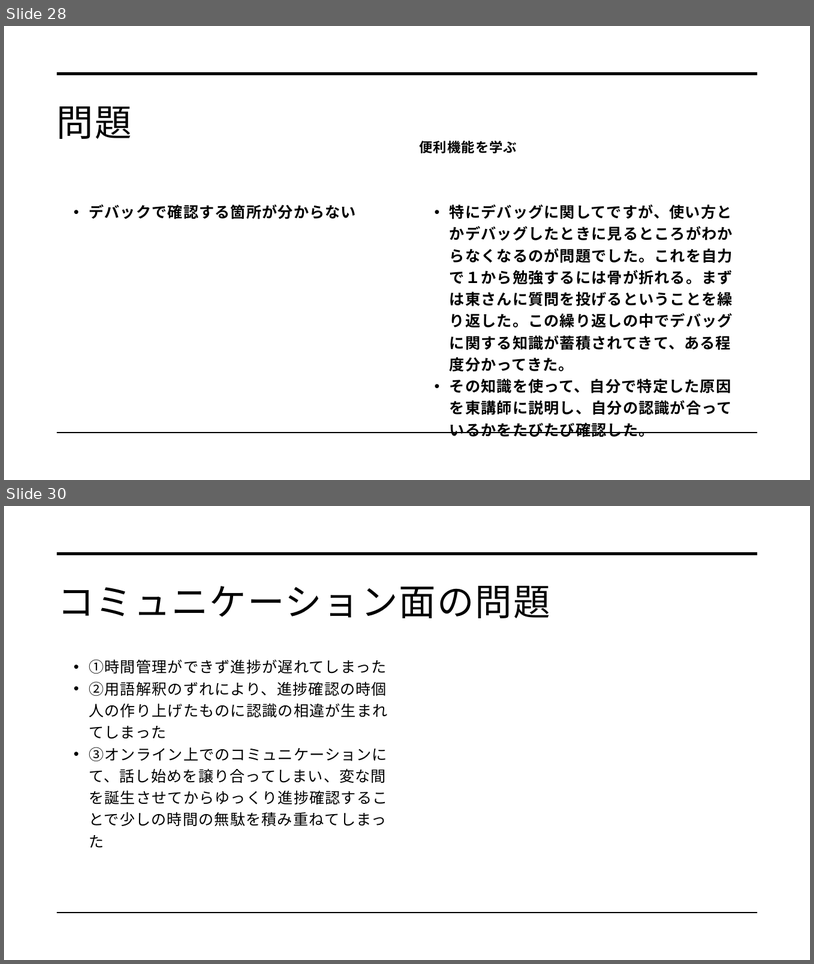
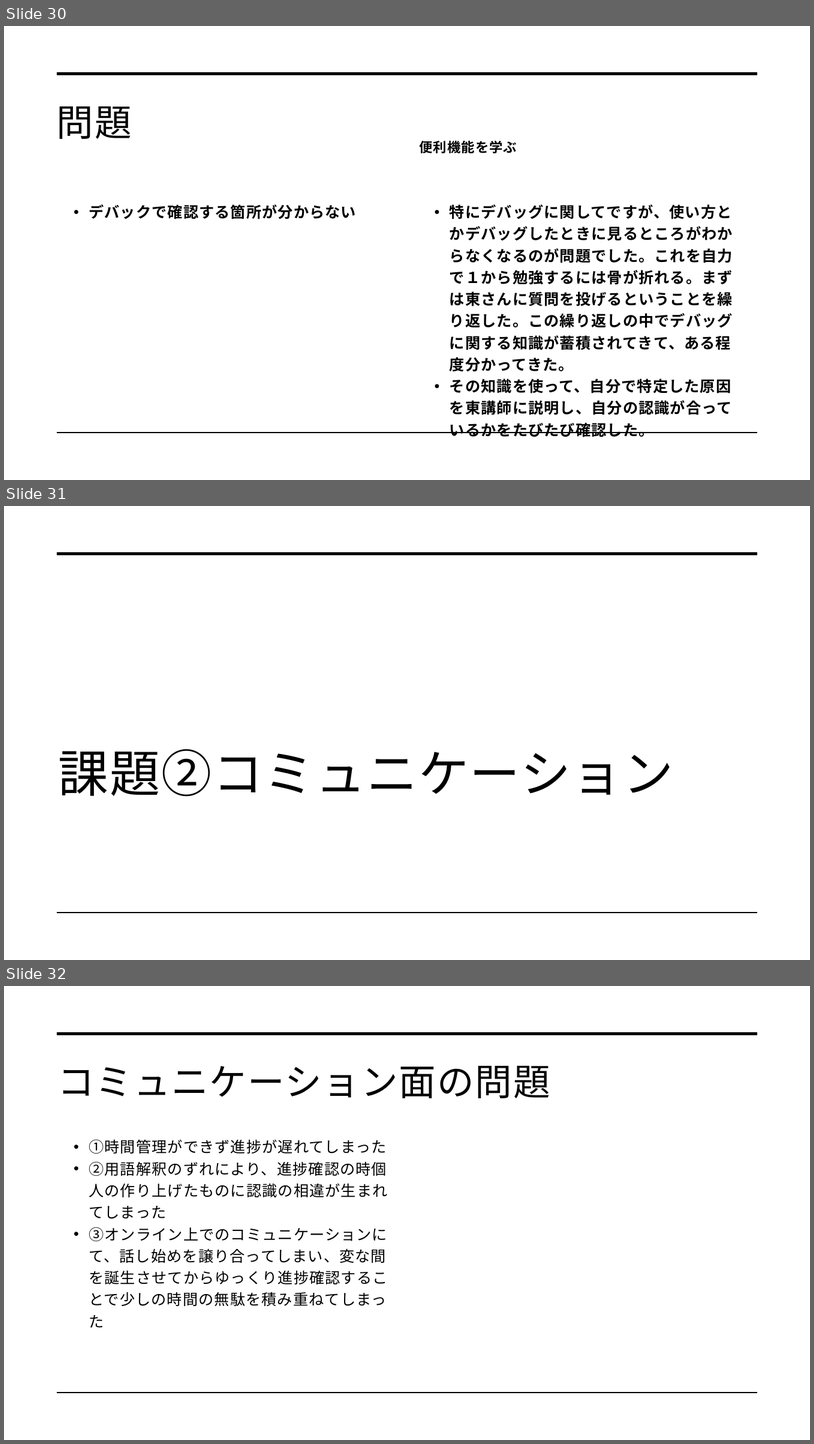
Before and after one commit to dojo2022/C-3, a slide deck: C-3_配布資料/0630_C3_発表資料.pptx. Shown one above the other, each under a label of ours: slides 28 and 30 before the commit, slides 30, 31 and 32 after it; the slides between them are not shown. The pictures are 814x964 and 814x1444 pixels, drawn with LibreOffice and Linux fonts; fonts in the diff are those of the drawing. Boxes give left, top, right and bottom in pixels: in the first picture for what was removed or moved away, otherwise in the second. Text is boxed around its words. In the diff, an @@ line names an element or a change of style, - is before the commit and + after.

```diff
--- a/C-3_配布資料/0630_C3_発表資料.pptx
+++ b/C-3_配布資料/0630_C3_発表資料.pptx
@@ slide 31 added at <box>4,506,810,960</box>, background #FFFFFF; not listed: 2 template elements that a slide beside it also shows @@
@@ title added at <box>59,749,674,796</box>, 60 pt, text #000000 @@
+課題②コミュニケーション
@@ what was slide 28 is now slide 30 @@
@@ what was slide 30 is now slide 32 @@
```
Also in this commit, not shown: 2 slides changed, 6 other slides added, 2 slides removed.
